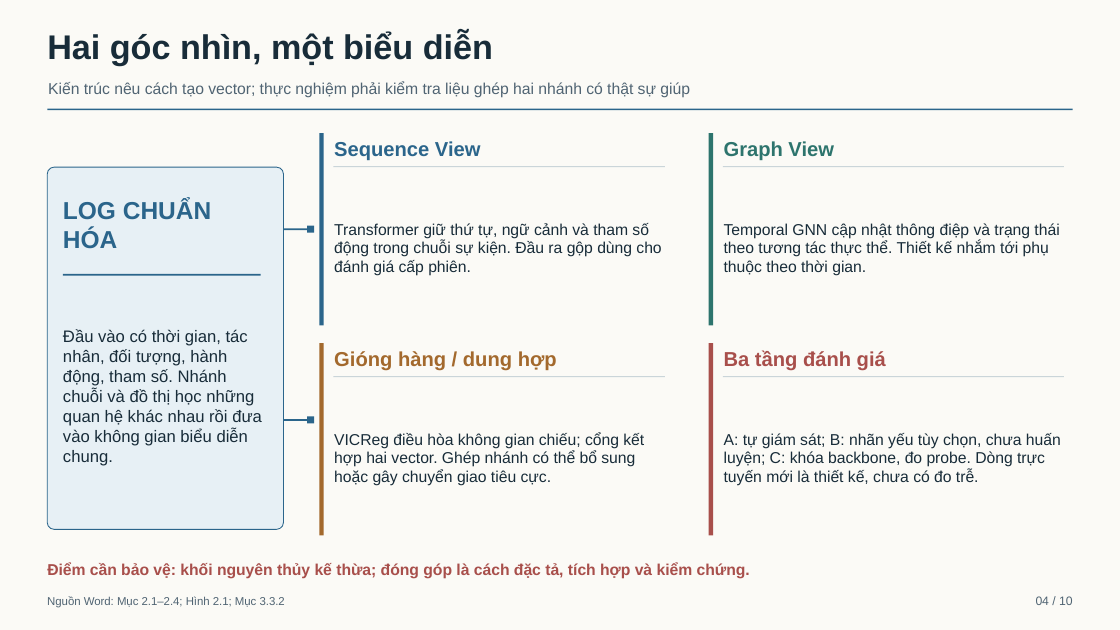
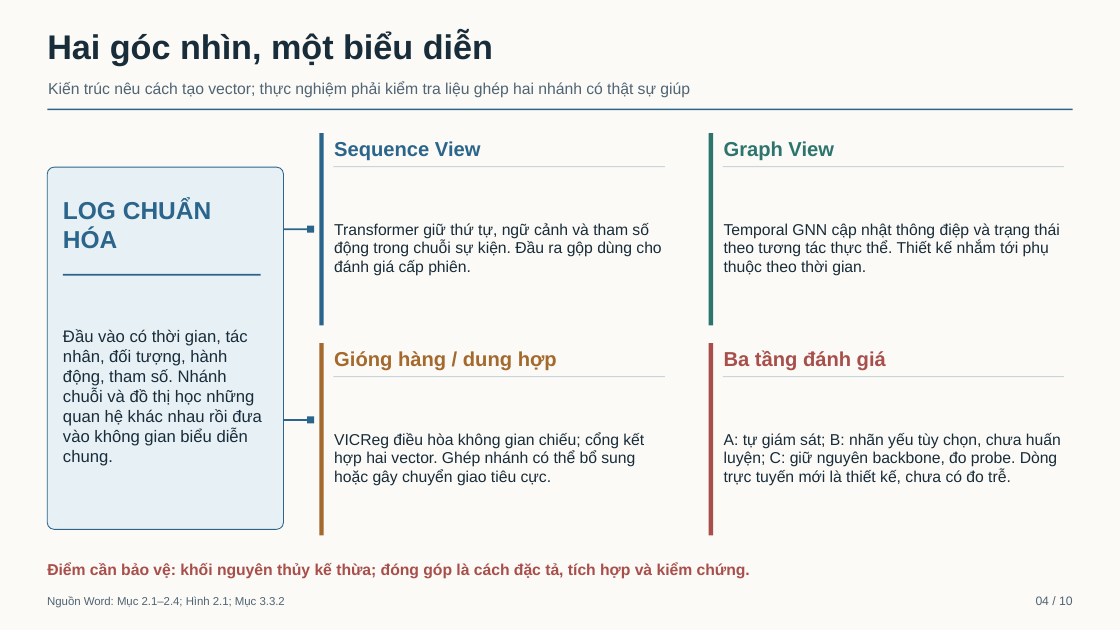
Before and after one commit to Minhlike/chuyen-de-chuyen-sau, a slide deck: slide 4 of bao-ve/Bao-cao-chuyen-de-10-slide-v4.pptx. Drawn at 1120x630 pixels with LibreOffice and Linux fonts; fonts in the diff are those of the drawing. Boxes give left, top, right and bottom in pixels: in the first picture for what was removed or moved away, otherwise in the second. Text is boxed around its words. In the diff, an @@ line names an element or a change of style, - is before the commit and + after.

```diff
--- a/bao-ve/Bao-cao-chuyen-de-10-slide-v4.pptx
+++ b/bao-ve/Bao-cao-chuyen-de-10-slide-v4.pptx
@@ text at (724, 433, 1061, 486): text changed @@
-A: tự giám sát; B: nhãn yếu tùy chọn, chưa huấn luyện; C: khóa backbone, đo probe. Dòng trực tuyến mới là thiết kế, chưa có đo trễ.
+A: tự giám sát; B: nhãn yếu tùy chọn, chưa huấn luyện; C: giữ nguyên backbone, đo probe. Dòng trực tuyến mới là thiết kế, chưa có đo trễ.
```
Also in this commit, not shown: 5 other slides changed, 2 slides added, 2 slides removed, 5 other files.
